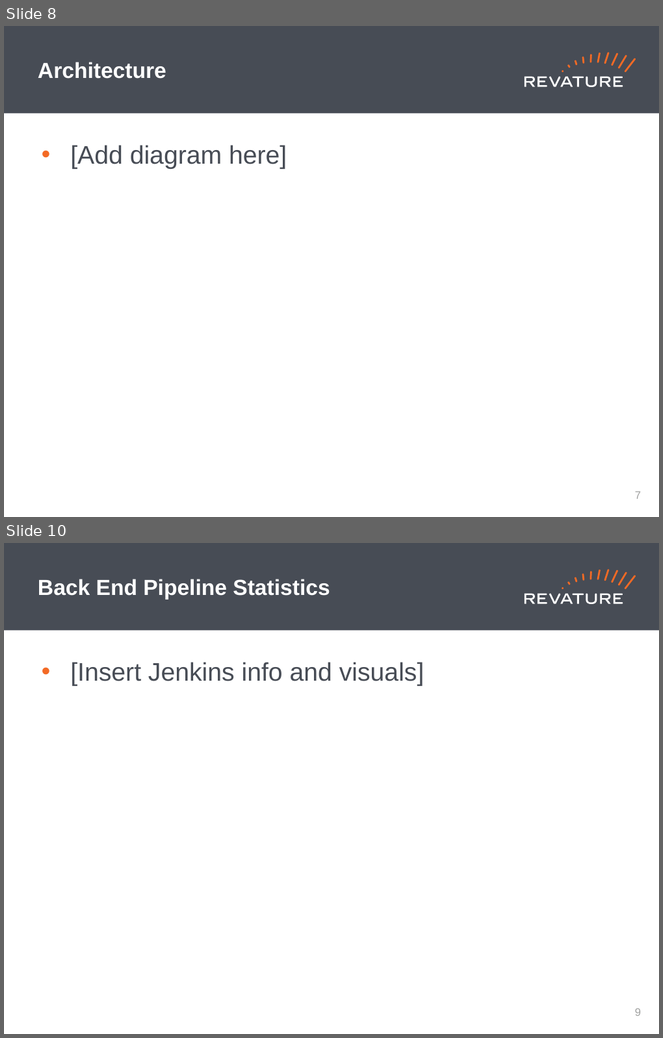
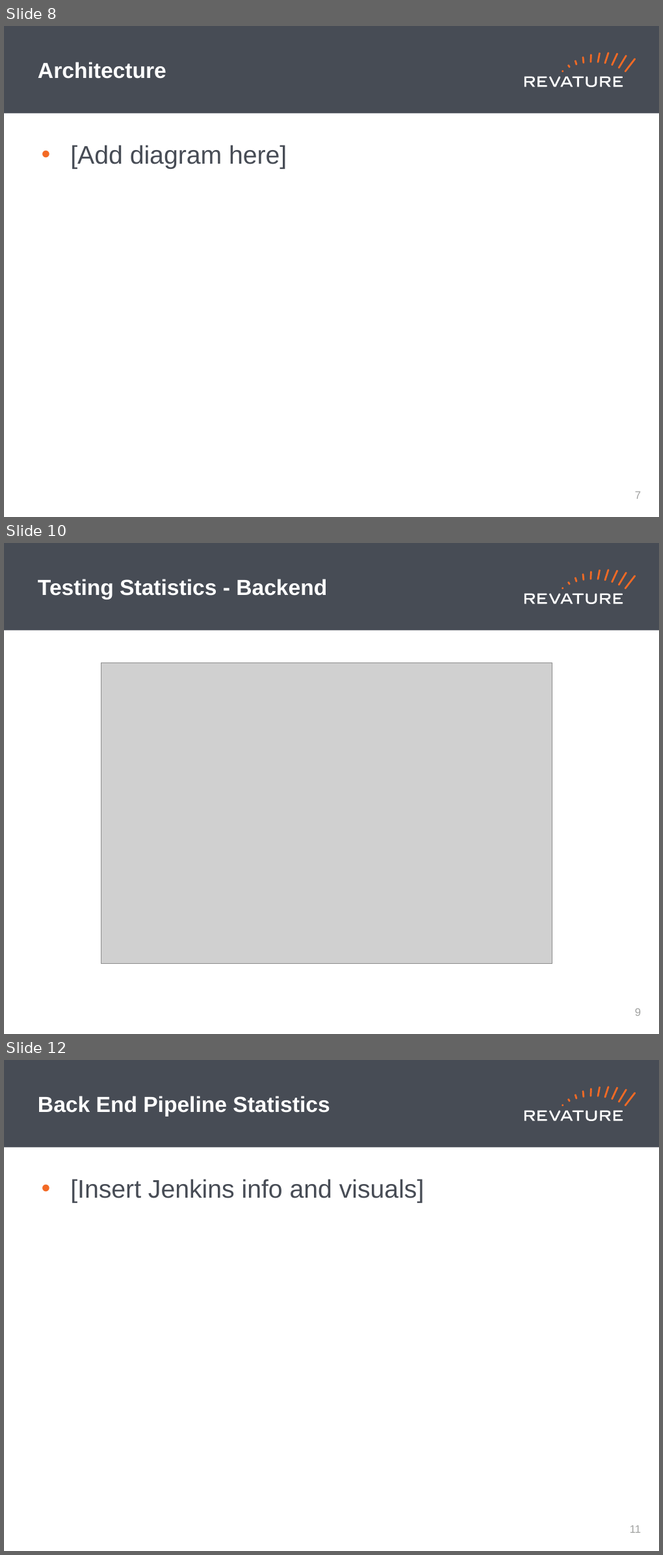
Before and after one commit to Revature-Bubble/Presentation, a slide deck: Revature Standards/Presentation.pptx. Shown one above the other, each under a label of ours: slides 8 and 10 before the commit, slides 8, 10 and 12 after it; the slides between them are not shown. The pictures are 663x1038 and 663x1555 pixels, drawn with LibreOffice and Linux fonts; fonts in the diff are those of the drawing; grey boxes stand for pictures. Boxes give left, top, right and bottom in pixels: in the first picture for what was removed or moved away, otherwise in the second. Text is boxed around its words. In the diff, an @@ line names an element or a change of style, - is before the commit and + after.

```diff
--- a/Revature Standards/Presentation.pptx
+++ b/Revature Standards/Presentation.pptx
@@ slide 10 added at (4,543,659,1034), background #FFFFFF; not listed: 19 template elements that a slide beside it also shows @@
@@ title added at (38,579,327,600), 24 pt, text #FFFFFF, bold @@
+Testing Statistics - Backend
@@ picture added at (101,663,553,964) @@
@@ page number added at (635,1008,641,1016), 12 pt, text #A0A1A0 @@
+9
@@ what was slide 10 is now slide 12 @@
@@ page number at (630,1525,641,1533): text changed @@
-9
+11
```
Also in this commit, not shown: 5 slides changed, 3 other slides added, 2 slides removed.
